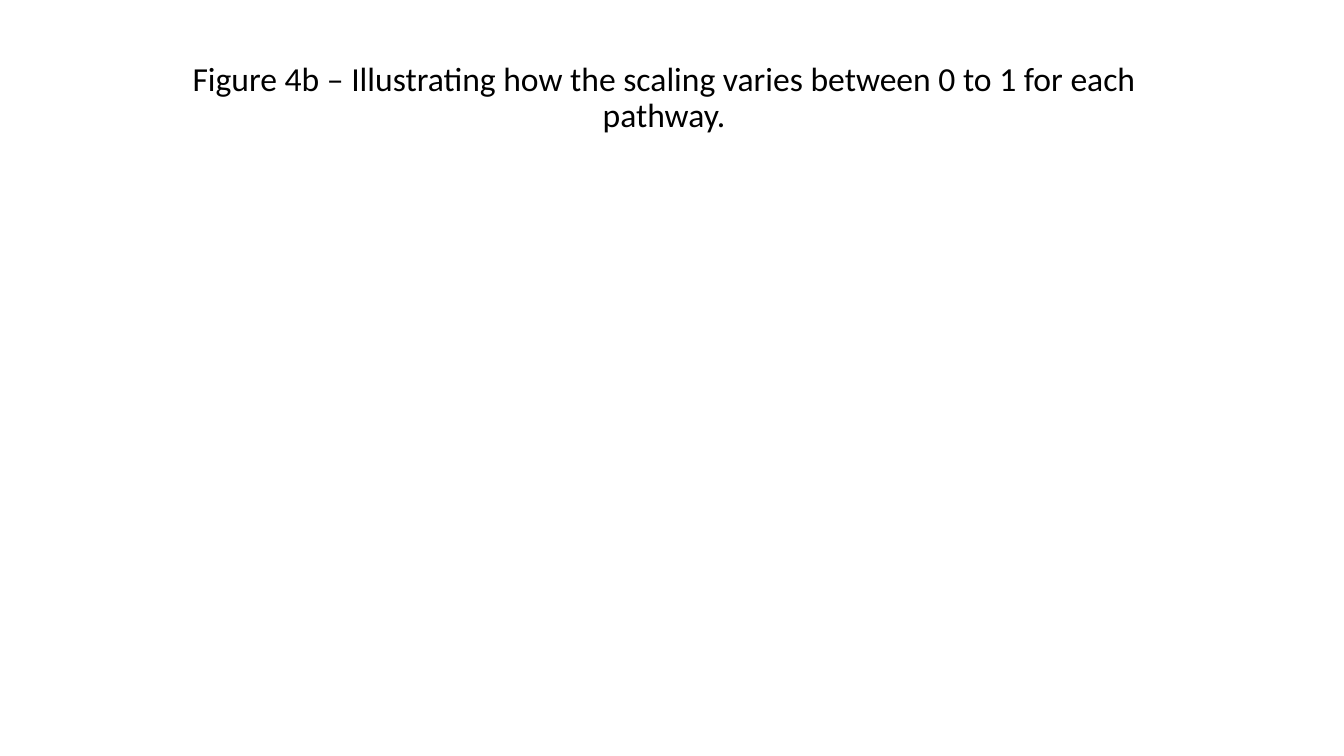
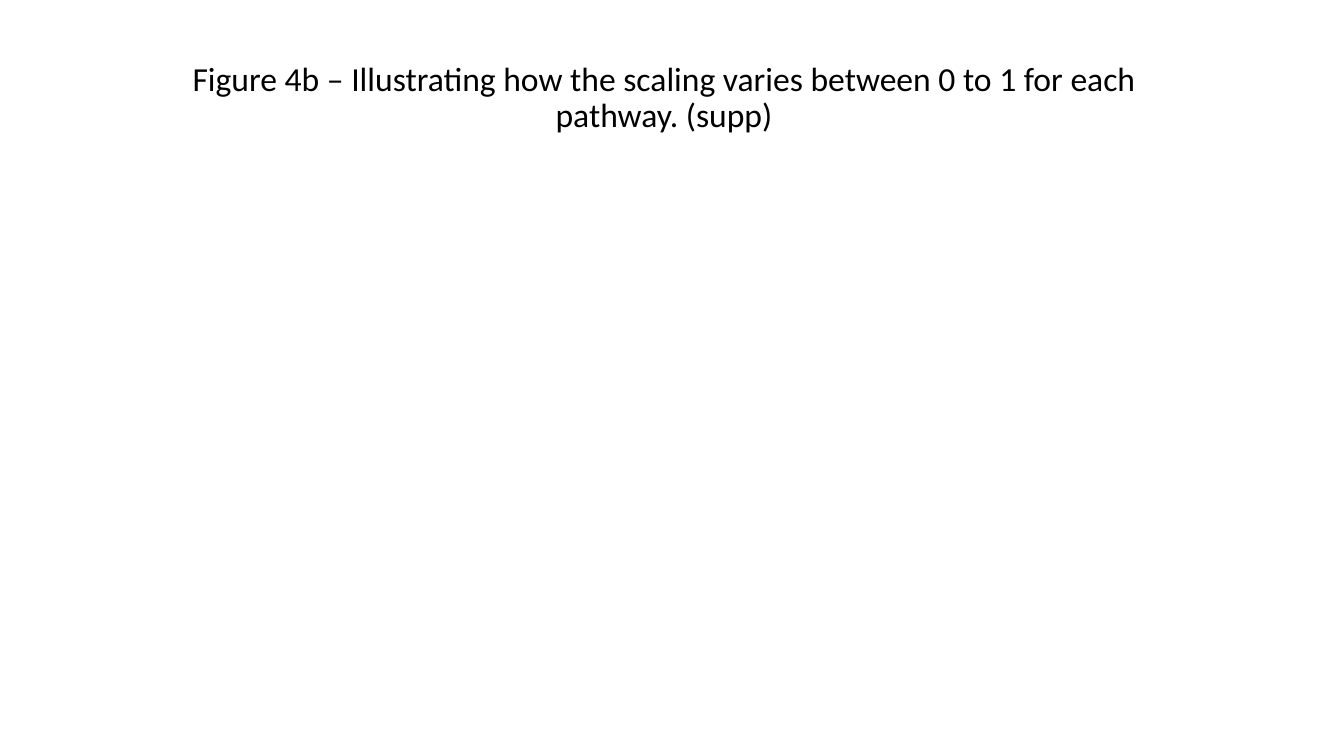
Before and after one commit to FertigLab/CancerInSilico-Figures, a slide deck: slide 6 of Figure_Overview.pptx (slide 8 before the commit). Drawn at 1344x756 pixels with LibreOffice and Linux fonts; fonts in the diff are those of the drawing. Boxes give left, top, right and bottom in pixels: in the first picture for what was removed or moved away, otherwise in the second. Text is boxed around its words. In the diff, an @@ line names an element or a change of style, - is before the commit and + after.

```diff
--- a/Figure_Overview.pptx
+++ b/Figure_Overview.pptx
@@ subtitle at [193, 67, 1136, 133]: text changed @@
-Figure 4b – Illustrating how the scaling varies between 0 to 1 for each pathway.
+Figure 4b – Illustrating how the scaling varies between 0 to 1 for each pathway. (supp)
```
Also in this commit, not shown: 3 other slides changed, 2 slides removed, 13 other files.
